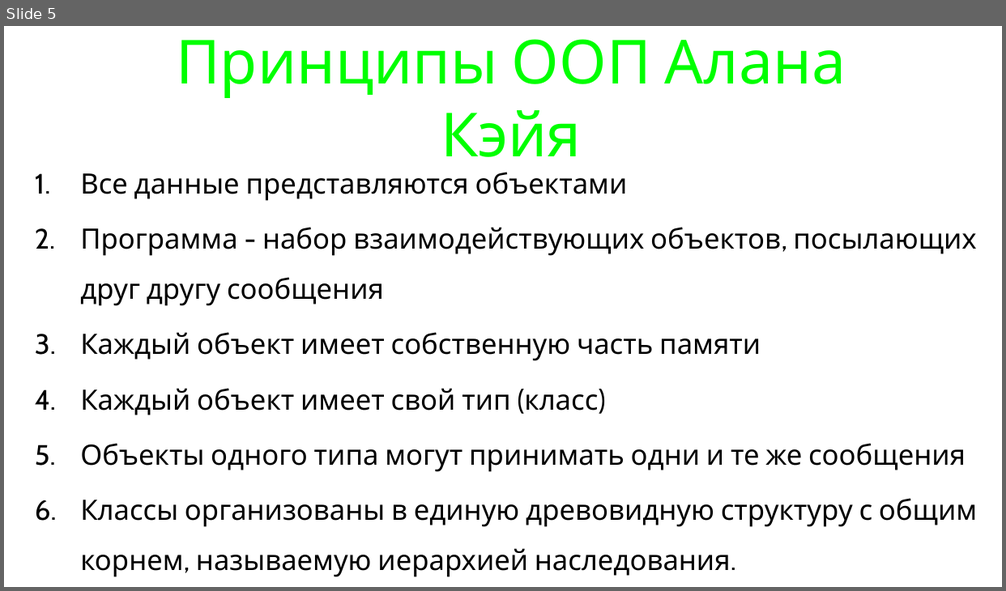
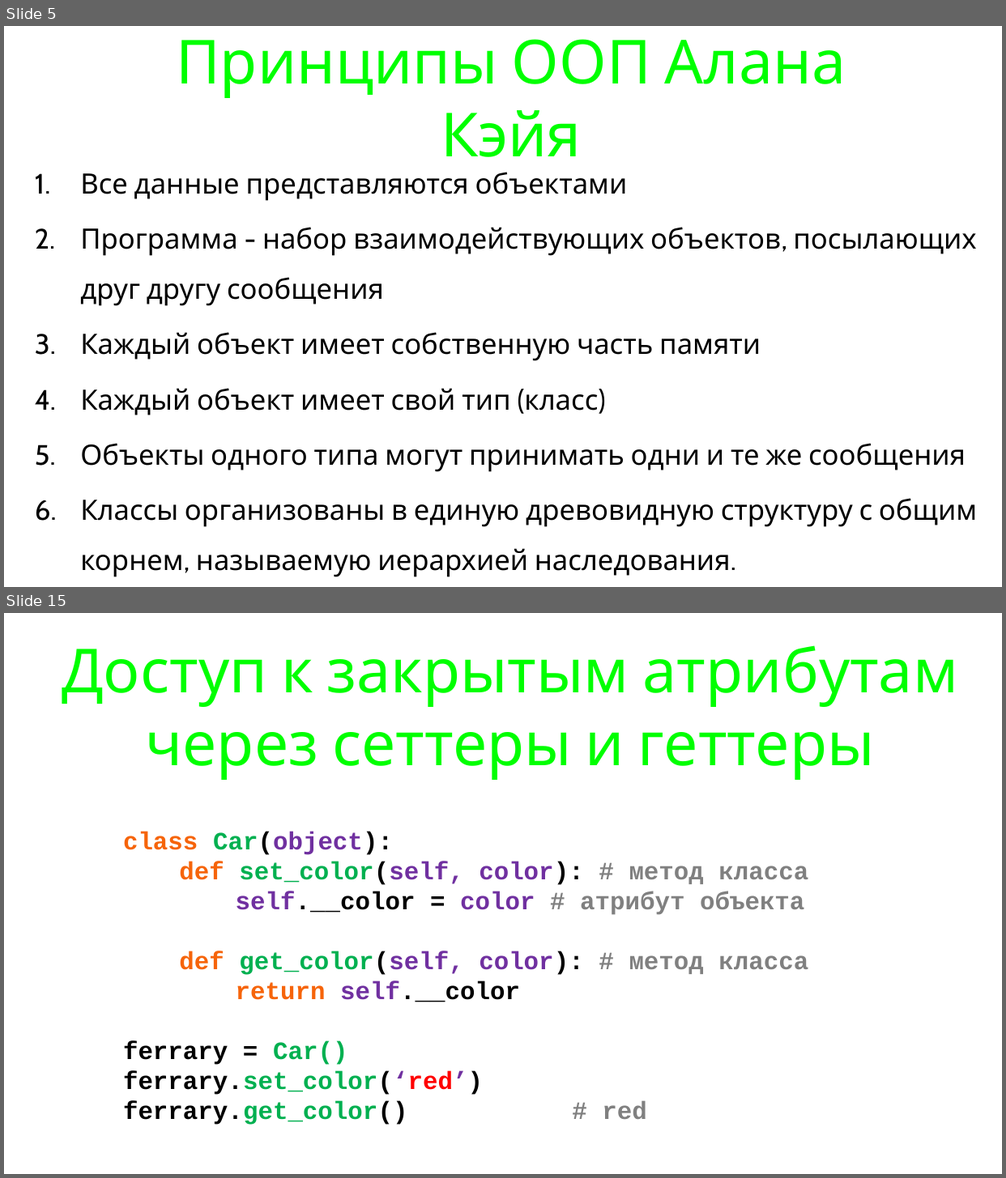
Before and after one commit to maxchv/LearnPython, a slide deck: week08/oop.pptx. Shown one above the other, each under a label of ours: slide 5 before the commit, slides 5 and 15 after it; the slides between them are not shown. The pictures are 1006x591 and 1006x1178 pixels, drawn with LibreOffice and Linux fonts; fonts in the diff are those of the drawing. Boxes give left, top, right and bottom in pixels: in the first picture for what was removed or moved away, otherwise in the second. Text is boxed around its words. In the diff, an @@ line names an element or a change of style, - is before the commit and + after.

```diff
--- a/week08/oop.pptx
+++ b/week08/oop.pptx
@@ slide 15 added at (4, 613, 1002, 1174), background #FFFFFF @@
@@ title added at (62, 645, 958, 780), 78 pt, text #00FF00 @@
+Доступ к закрытым атрибутам через сеттеры и геттеры
@@ text added at (123, 832, 808, 1125), 32 pt, text #000000, bold @@
+class Car(object):
+def set_color(self, color): # метод класса
+self.__color = color # атрибут объекта
+def get_color(self, color): # метод класса
+return self.__color
+ferrary = Car()
+ferrary.set_color(‘red’)
+ferrary.get_color() # red
```
Also in this commit, not shown: 2 slides changed, 24 other slides added, 1 slide removed, 2 other files.
